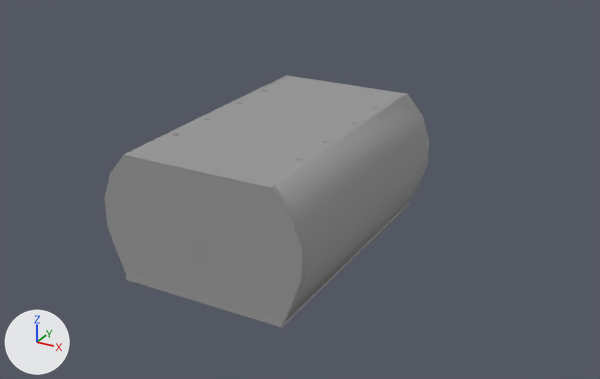
The FBX model Unity Game/Assets/Models/Ship_interior.FBX, before and after one commit.
One viewpoint serves both versions: a camera (50 mm lens) standing at (188.0, -323.0, 191.0) and looking at (-18.0, 52.0, 4.0). Every picture has the same lights, and +X, +Y and +Z are marked at lower left. Vertices at the same position are counted once.

In view in the first picture: 'front_wall'.
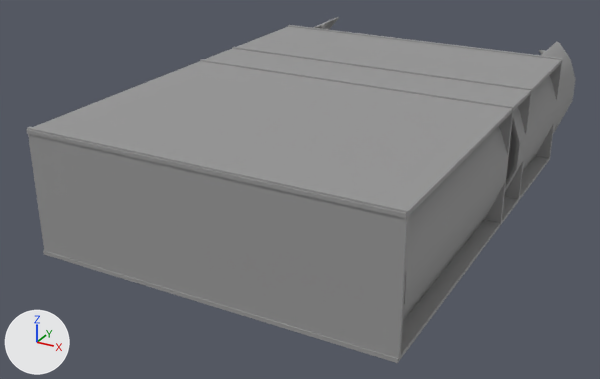
Commit message: Changed Ship interior

The change, as a diff of the scene's bpy script:
```diff
--- a/Unity Game/Assets/Models/Ship_interior.FBX.py
+++ b/Unity Game/Assets/Models/Ship_interior.FBX.py
@@ me_mesh @@
 # used by ob_front_wall; location = (4.3, 67.3, 2.2)
-me_mesh.from_pydata(...)  # 480 vertices, 926 faces; spans x -54.0..45.8, y -137.2..2.6, z -1.8..60.5
+me_mesh.from_pydata(...)  # 1540 vertices, 3032 faces; spans x -146.8..38.8, y -32.0..32.7, z -0.1..11.1
+# me_mesh part 1: the loose piece of 202 vertices spanning x 26.3..45.8, y -134.2..-0.6, z 0.1..60.5 is multiplied about its middle by the matrix ((1.0, 0.0, 0.0), (0.0, 0.0, 1.0), (0.0, 0.039, 0.0)), then moved by (-7.0, 67.4, -27.7)
+# me_mesh part 2: the loose piece of 8 vertices spanning x -45.5..36.7, y -137.2..2.6, z -1.8..0.1 is scaled about its middle by (2.25, 0.451, -0.0381), then moved by (-49.2, 68.4, 10.0)
+# me_mesh part 3: the loose piece of 8 vertices spanning x -45.5..36.7, y -137.2..2.6, z -1.8..0.1 is copied, and the copy is scaled about its middle by (2.25, 0.451, -0.0381), then moved by (-49.2, 68.4, 0.8); it spans x -146.0..38.7, y -30.4..32.7, z -0.1..0.0
+# me_mesh part 4: a new loose piece, a box spanning x -146.1..38.5, y -32.0..-30.2, z -0.1..9.3, in mat_material__2 (grey #989898)
+# me_mesh part 5: the loose piece of 202 vertices spanning x -54.0..-34.5, y -134.2..-0.6, z 0.1..60.5 is multiplied about its middle by the matrix ((-1.0, 0.0, 0.0), (0.0, 0.0, 1.0), (0.0, -0.039, 0.0)), then moved by (73.3, 67.4, -21.7)
+# me_mesh part 6: the loose piece of 202 vertices spanning x -54.0..-34.5, y -134.2..-0.6, z 0.1..60.5 is copied, and the copy is multiplied about its middle by the matrix ((1.0, 0.0, 0.0), (0.0, 0.0, 1.0), (0.0, 0.039, 0.0)), then moved by (-92.8, 67.4, -21.8); it spans x -146.8..-127.3, y -30.2..30.2, z 6.0..11.1
+# me_mesh part 7: a new loose piece, a box spanning x -146.1..38.5, y 30.0..31.9, z -0.1..9.3, in mat_material__2 (grey #989898)
+# me_mesh part 8: a new loose piece of 148 vertices spanning x -146.0..38.7, y -30.7..32.7, z 5.1..5.2, in mat_material__2 (grey #989898)
+# me_mesh part 9: a new loose piece of 148 vertices spanning x -146.0..38.7, y -30.7..32.7, z 6.4..6.5, in mat_material__2 (grey #989898)
+# me_mesh part 10: the loose piece of 16 vertices spanning x -53.9..-4.0, y -137.1..-134.0, z 0.0..60.4 is deleted
+# me_mesh part 11: the loose piece of 16 vertices spanning x -4.1..45.8, y -0.5..2.5, z 0.0..60.4 is deleted
+# me_mesh part 12: the loose piece of 16 vertices spanning x -4.1..45.8, y -137.1..-134.0, z 0.0..60.4 is deleted
+# me_mesh part 13: the loose piece of 4 vertices spanning x -40.6..32.2, y -137.1..2.3, z 60.4 is deleted
 me_mesh.materials.append(mat_material__2)
@@ ob_front_wall @@
 ob_front_wall = bpy.data.objects.new('front_wall', me_mesh)
-ob_front_wall.location = (4.3, 67.3, 2.2)
+ob_front_wall.location = (53.9, -66.9, 32.4)
+ob_front_wall.rotation_euler = (-1.571, 0.0, -3.142)  # degrees (-90, 0, -180)
+ob_front_wall.scale = (-1.0, -1.0, -26.0)
```

Boxes [x1, y1, x2, y2] around the edits, measured in the pictures (600 x 379 px; the box of a moved part takes in the faces that stretch with it):
'front_wall', reshaped, moved, turned, rescaled: before [104, 75, 429, 328]; after [26, 17, 575, 363]
part 1 of me_mesh, moved or reshaped: before [272, 95, 427, 321]; after [403, 127, 508, 321]
part 2 of me_mesh, moved or reshaped: before [126, 202, 410, 328]; after [288, 25, 563, 159]
part 3 of me_mesh, added: after [27, 127, 409, 359]
part 4 of me_mesh, added: after [43, 156, 550, 363]
part 5 of me_mesh, moved or reshaped: before [128, 77, 285, 153]; after [505, 42, 575, 192]
part 6 of me_mesh, added: after [313, 17, 339, 30]
part 7 of me_mesh, added: after [26, 27, 561, 218]
part 8 of me_mesh, added: after [200, 59, 514, 224]
part 9 of me_mesh, added: after [232, 47, 532, 200]
part 10 of me_mesh, deleted: before [104, 155, 201, 299]
part 11 of me_mesh, deleted: before [346, 84, 429, 203]
part 12 of me_mesh, deleted: before [194, 171, 305, 324]
part 13 of me_mesh, deleted: before [124, 75, 407, 188]
